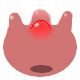
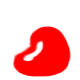
Two versions of the same layered image (80×80). Layer-by-layer changes:
removed layer "新規レイヤー#1" over left=9, top=11, right=67, bottom=28
painted on "新規レイヤー" over left=3, top=0, right=77, bottom=77
